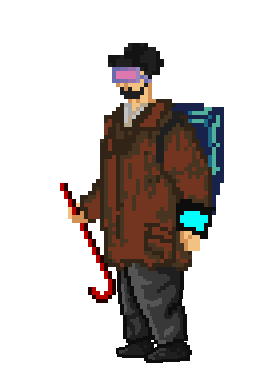
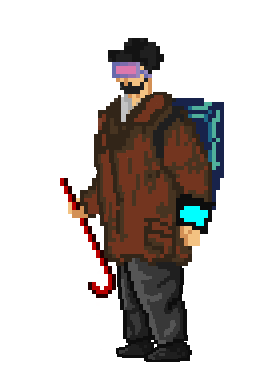
Layers edited between the first and the second 273 × 391 image:
showed "Слой 2" over [left=60, top=38, right=224, bottom=328]
hid "1" over [left=60, top=43, right=224, bottom=363]
